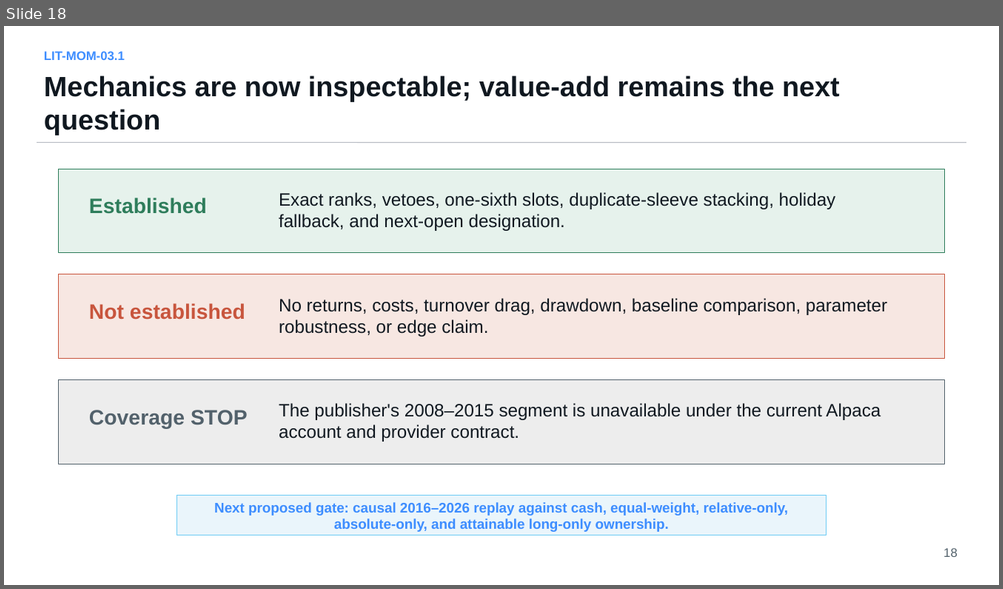
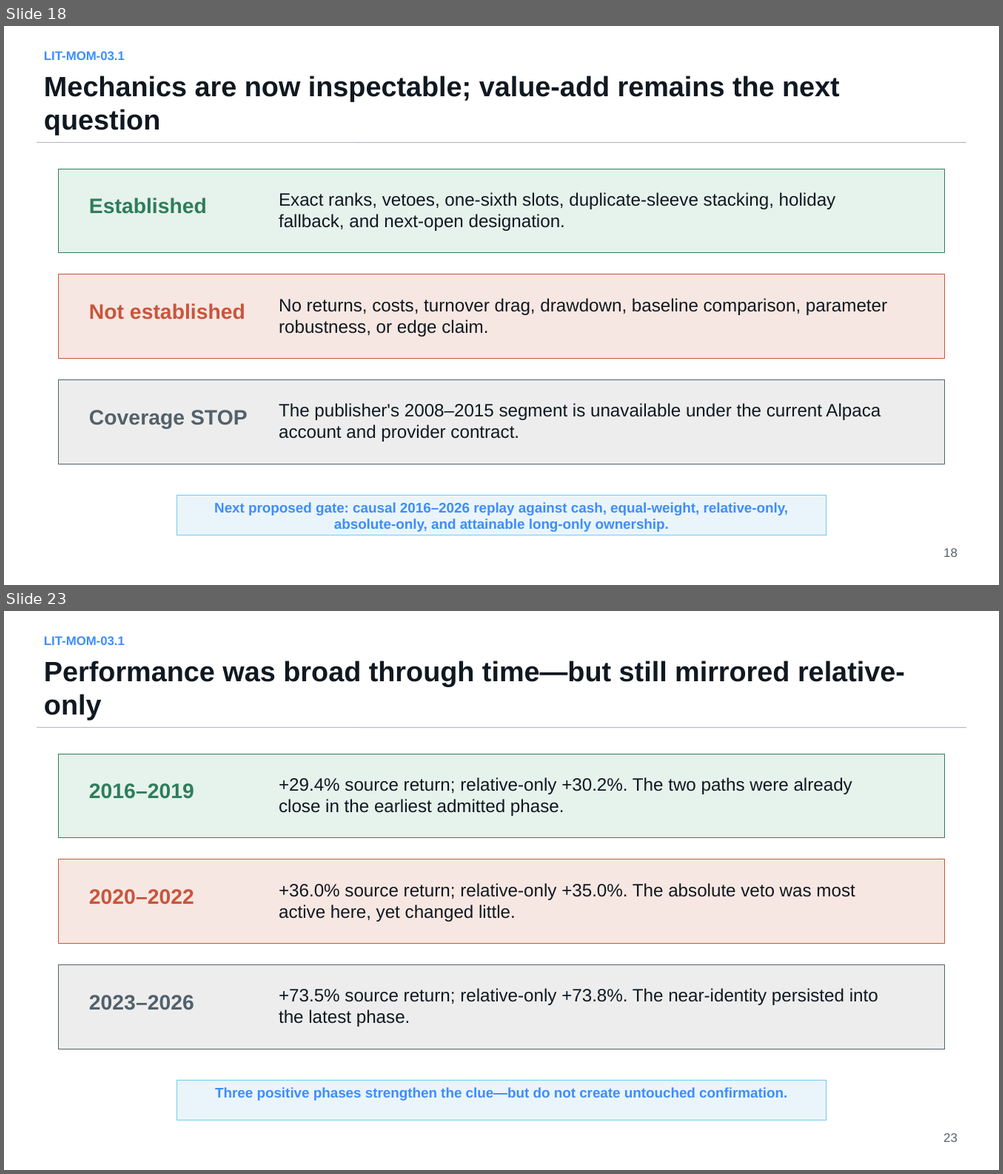
Before and after one commit to Francisc0Franc0/Time-Series-Modeling-Gen5, a slide deck: literature_studies/presentations/gen5_lit_mom_03_1_dual_momentum_study.pptx. Shown one above the other, each under a label of ours: slide 18 before the commit, slides 18 and 23 after it; the slides between them are not shown. The pictures are 1003x589 and 1003x1174 pixels, drawn with LibreOffice and Linux fonts; fonts in the diff are those of the drawing. Boxes give left, top, right and bottom in pixels: in the first picture for what was removed or moved away, otherwise in the second. Text is boxed around its words. In the diff, an @@ line names an element or a change of style, - is before the commit and + after.

```diff
--- a/literature_studies/presentations/gen5_lit_mom_03_1_dual_momentum_study.pptx
+++ b/literature_studies/presentations/gen5_lit_mom_03_1_dual_momentum_study.pptx
@@ slide 23 added at (4,611,999,1170), background #FFFFFF @@
@@ text added at (44,636,125,645), 12 pt, text #3D8DFF, bold @@
+LIT-MOM-03.1
@@ text added at (44,661,905,720), 27 pt, text #101820, bold @@
+Performance was broad through time—but still mirrored relative-only
@@ line added from (37, 727) to (967, 727), #B8BCC4 0.75 pt @@
@@ rectangle added at (59,755,945,838), fill #E6F2EC, outline #2E7D5B 0.75 pt @@
@@ text added at (89,783,194,799), 20.2 pt, text #2E7D5B, bold @@
+2016–2019
@@ text added at (279,777,852,816), 17.2 pt, text #101820 @@
++29.4% source return; relative-only +30.2%. The two paths were already close in the earliest admitted phase.
@@ rectangle added at (59,860,945,943), fill #F7E7E2, outline #C8553D 0.75 pt @@
@@ text added at (89,889,194,905), 20.2 pt, text #C8553D, bold @@
+2020–2022
@@ text added at (279,883,854,922), 17.2 pt, text #101820 @@
++36.0% source return; relative-only +35.0%. The absolute veto was most active here, yet changed little.
@@ rectangle added at (59,965,945,1049), fill #EDEDED, outline #52616B 0.75 pt @@
@@ text added at (89,995,194,1011), 20.2 pt, text #52616B, bold @@
+2023–2026
@@ text added at (279,988,878,1027), 17.2 pt, text #101820 @@
++73.5% source return; relative-only +73.8%. The near-identity persisted into the latest phase.
@@ rectangle added at (176,1080,826,1121), fill #EAF5FB, outline #6DCBF4 0.75 pt @@
@@ text added at (215,1088,787,1101), 13.5 pt, text #3D8DFF, bold @@
+Three positive phases strengthen the clue—but do not create untouched confirmation.
@@ text added at (943,1133,957,1142), 12 pt, text #52616B @@
+23
```
Also in this commit, not shown: 1 slide changed, 5 other slides added, 9 other files.
